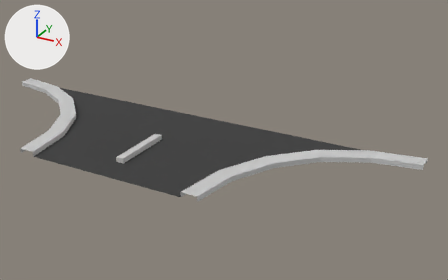
Before and after pictures for a commit that changed the FBX model jam-unity-project/Assets/Resource/Meshes/Building/RoadTCorner2.fbx.
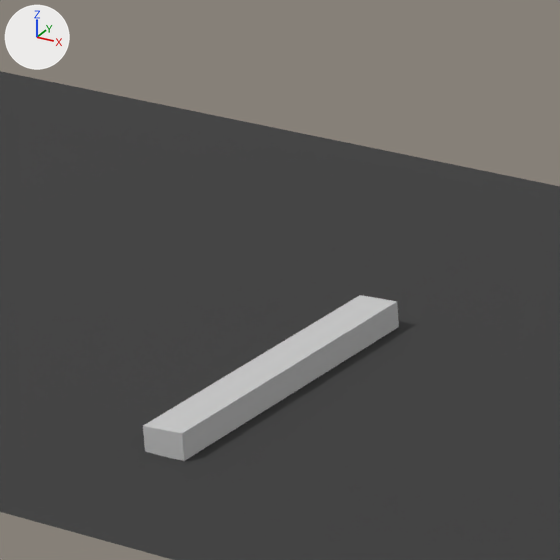
Each version appears first whole from a 50 mm camera at (6.61, -10.99, 4.93) aimed at (1.19, -1.14, 0.01), and next in a close-up on the part from 20% to 43% of the width and 29% to 65% of the height. The axes (+X, +Y, +Z) are drawn at upper left. The lights are the same throughout. Where no turn or scale is listed for an object, it has been applied to the vertices.

Objects in the first close-up: 'RoadTCorner2'.
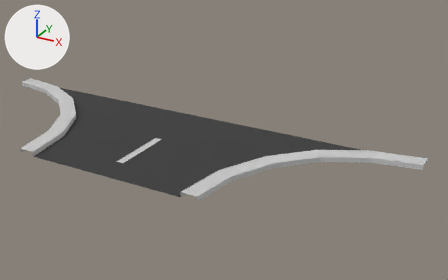
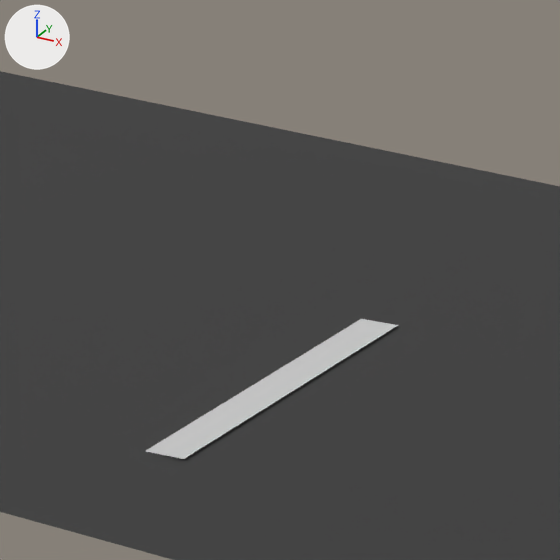
Location of each change, (x1, y1, x2, y2) in pixels of the close-ups (560 x 560 px):
part 1 of me_mesh, cut back
    before: (143, 295, 399, 461)
    after: (146, 319, 398, 459)

The change, as a diff of the scene's bpy script:
```diff
--- a/jam-unity-project/Assets/Resource/Meshes/Building/RoadTCorner2.fbx.py
+++ b/jam-unity-project/Assets/Resource/Meshes/Building/RoadTCorner2.fbx.py
@@ me_mesh @@
 me_mesh.from_pydata(...)  # 60 vertices, 42 faces; spans x -4.91..4.91, y -3.43..-0.16, z -0.05..0.05
 # used by ob_roadtcorner2; location = (0.0, 0.0, 0.0)
 # verts and faces of me_mesh; kept vertices keep their numbers, new ones are numbered from 60
 # before: 48 (-0.13, -1.61, 0.05) at pixel (359, 295), 49 (-0.13, -2.86, 0.05) at pixel (142, 425), 50 (0.03, -2.86, 0.05) at pixel (182, 433), 51 (0.03, -1.61, 0.05) at pixel (397, 301), 52 (-0.13, -1.61, -0.05)
 # before: 53 (-0.13, -2.86, -0.05), 54 (0.03, -2.86, -0.05) at pixel (184, 460), 55 (0.03, -1.61, -0.05) at pixel (398, 327)
+# me_mesh part 1
+delete_vertices([48, 49, 54, 55])  # with the faces that use them
+verts[52] = (-0.13, -1.61, -0.05)  # moved, pixel (361, 318)
+verts[53] = (-0.13, -2.86, -0.05)  # moved, pixel (144, 451)
+verts[50] = (0.03, -2.86, -0.04)  # moved, pixel (183, 459)
+verts[51] = (0.03, -1.61, -0.04)  # moved, pixel (398, 325)
+faces += [(50, 51, 52, 53)]  # mat_03___default (light grey #cacaca)
 me_mesh.materials.append(mat_07___default)
```
